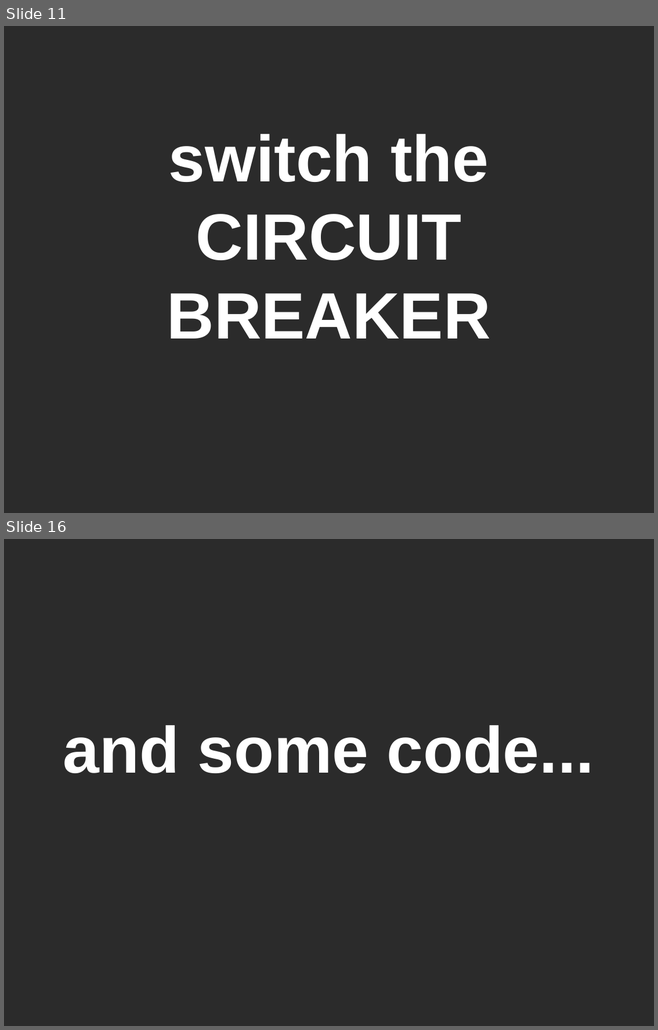
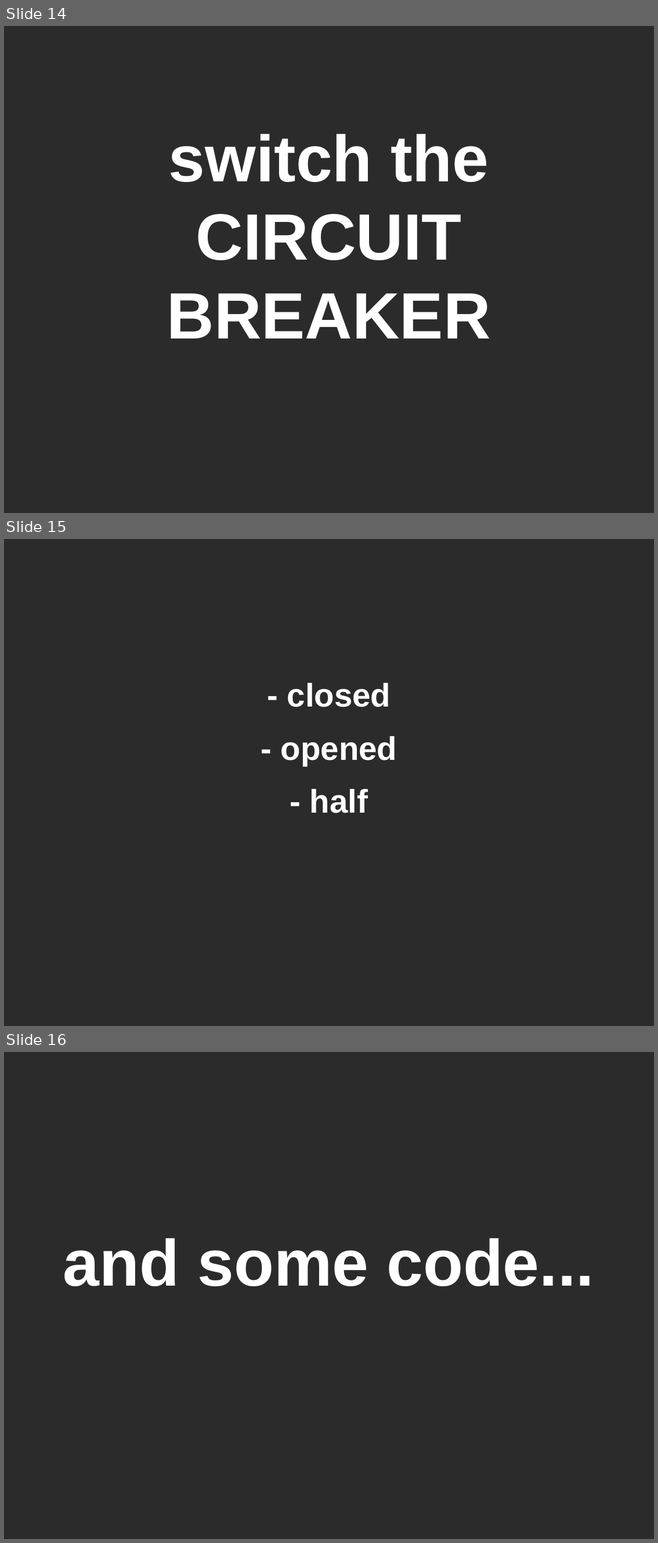
Before and after one commit to mateuszwinnicki/talks, a slide deck: ResiliencePatternsIntroduction/ResiliencePatternsIntroduction.odp. Shown one above the other, each under a label of ours: slides 11 and 16 before the commit, slides 14, 15 and 16 after it; the slides between them are not shown. The pictures are 658x1030 and 658x1543 pixels, drawn with LibreOffice and Linux fonts; fonts in the diff are those of the drawing; background and template pictures are left out; a plain dark background stands for a picture behind light text. Boxes give left, top, right and bottom in pixels: in the first picture for what was removed or moved away, otherwise in the second. Text is boxed around its words. In the diff, an @@ line names an element or a change of style, - is before the commit and + after.

```diff
--- a/ResiliencePatternsIntroduction/ResiliencePatternsIntroduction.odp
+++ b/ResiliencePatternsIntroduction/ResiliencePatternsIntroduction.odp
@@ slide 15 added at (4,539,654,1026), background picture (left out) @@
@@ subtitle added at (281,683,397,813), 40 pt, text #FFFFFF, bold @@
+- closed
+- opened
+- half
@@ what was slide 11 is now slide 14 @@
```
Also in this commit, not shown: 3 other slides added, 7 other files.
